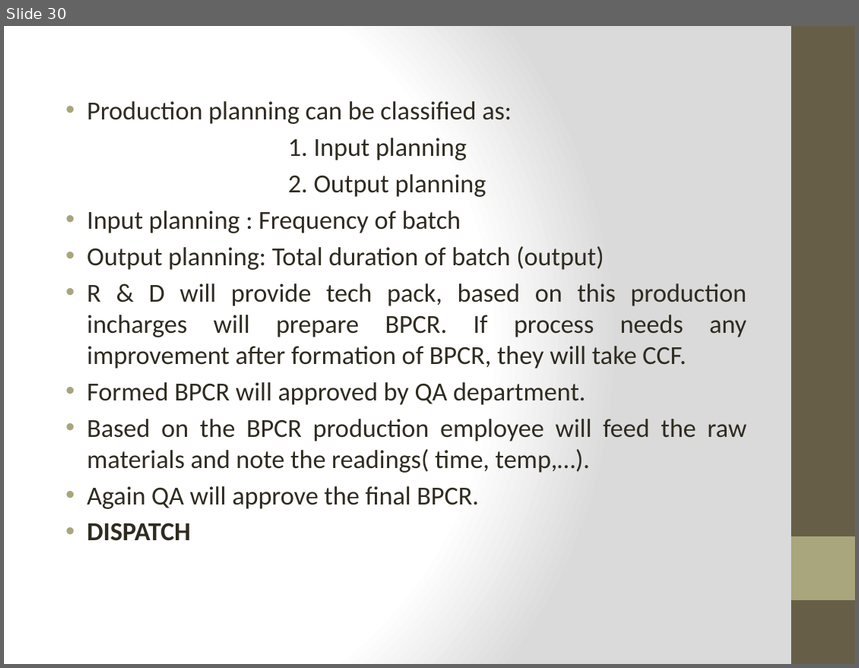
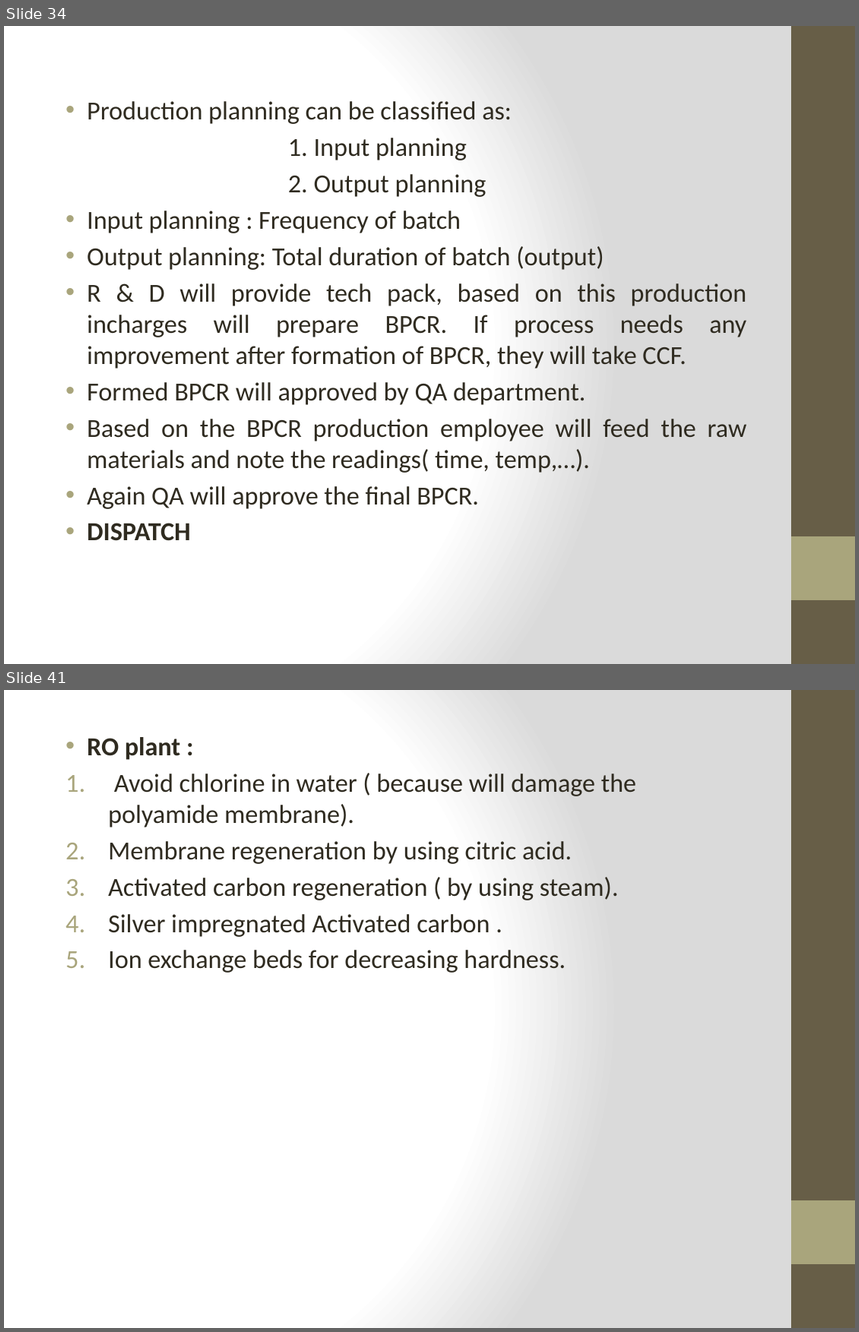
Before and after one commit to sivaiahnaidu/datasciencecoursera, a slide deck: internship ppt.pptx. Shown one above the other, each under a label of ours: slide 30 before the commit, slides 34 and 41 after it; the slides between them are not shown. The pictures are 859x668 and 859x1332 pixels, drawn with LibreOffice and Linux fonts; fonts in the diff are those of the drawing. Boxes give left, top, right and bottom in pixels: in the first picture for what was removed or moved away, otherwise in the second. Text is boxed around its words. In the diff, an @@ line names an element or a change of style, - is before the commit and + after.

```diff
--- a/internship ppt.pptx
+++ b/internship ppt.pptx
@@ slide 41 added at bbox=[4, 690, 855, 1328], background gradient #FFFFFF to #DADADA; not listed: 2 template elements that a slide beside it also shows @@
@@ text added at bbox=[87, 737, 636, 973], 22 pt, text #2F2B20 @@
+• RO plant :
+1. Avoid chlorine in water ( because will damage the polyamide membrane).
+2. Membrane regeneration by using citric acid.
+3. Activated carbon regeneration ( by using steam).
+4. Silver impregnated Activated carbon .
+5. Ion exchange beds for decreasing hardness.
@@ what was slide 30 is now slide 34 @@
```
Also in this commit, not shown: 4 slides changed, 11 other slides added, 3 slides removed, 2 other files.
